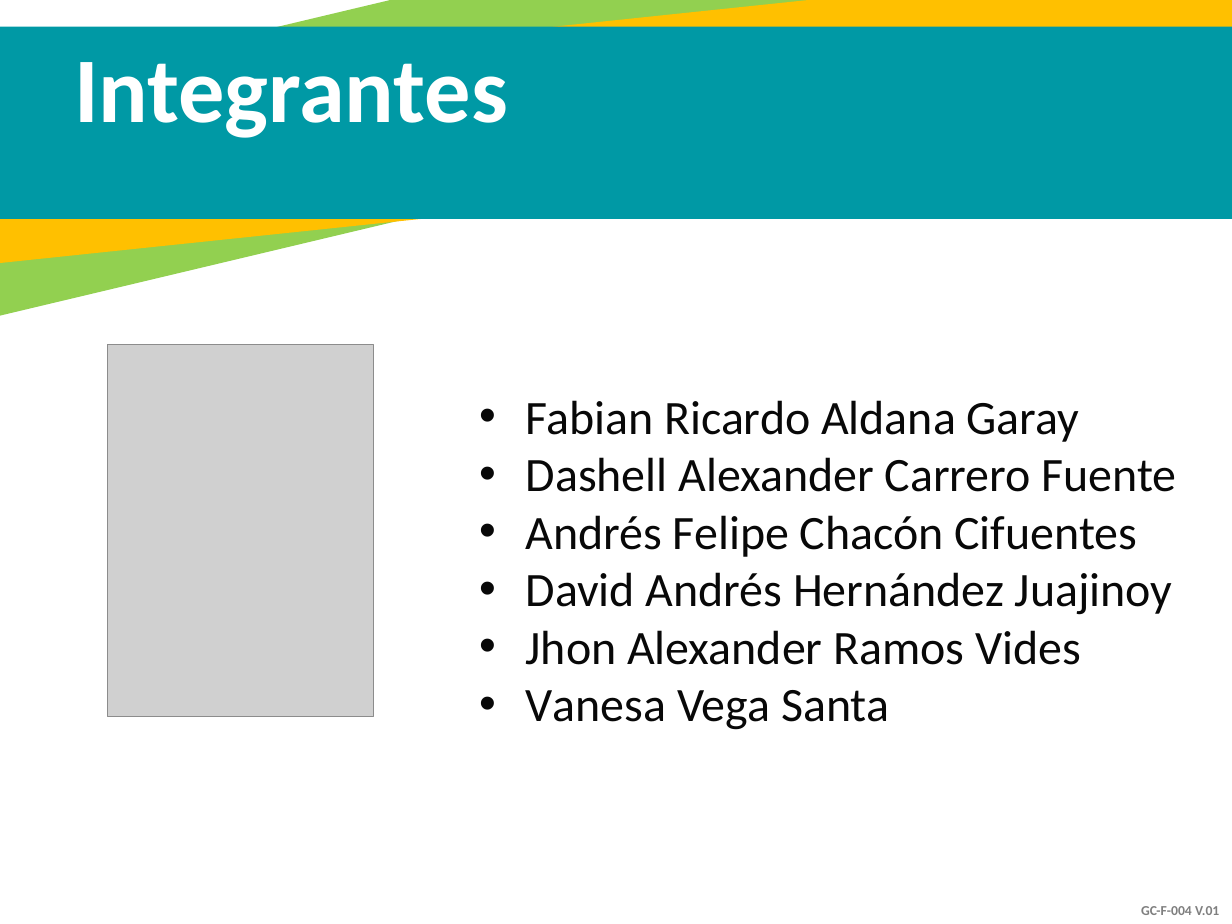
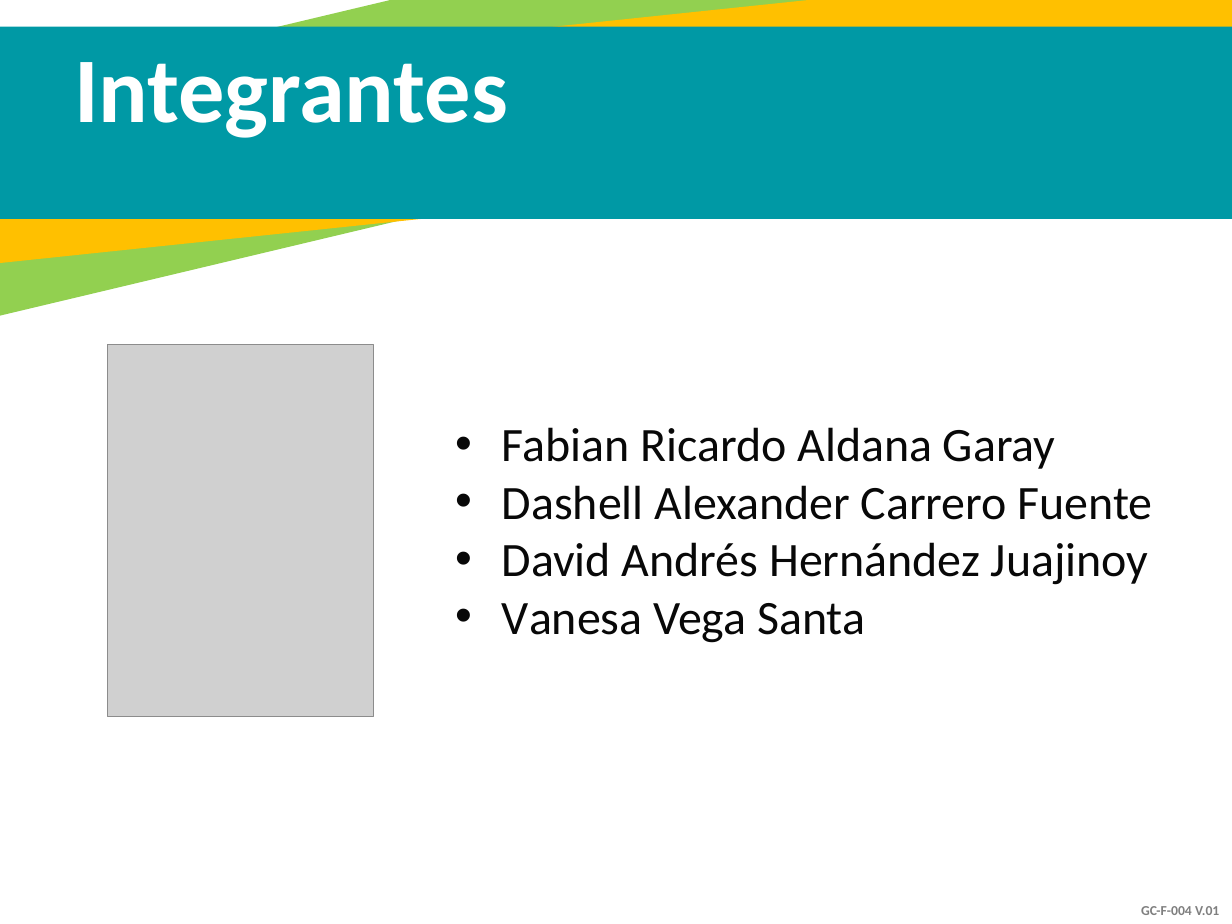
Before and after one commit to Dashell2514/AseoMatic, a slide deck: slide 2 of Documentation/AseoMatic.pptx. Drawn at 1232x924 pixels with LibreOffice and Linux fonts; fonts in the diff are those of the drawing; grey boxes stand for pictures. Boxes give left, top, right and bottom in pixels: in the first picture for what was removed or moved away, otherwise in the second. Text is boxed around its words. In the diff, an @@ line names an element or a change of style, - is before the commit and + after.

```diff
--- a/Documentation/AseoMatic.pptx
+++ b/Documentation/AseoMatic.pptx
@@ text "Fabian Ricardo Aldana Garay": place and size @@
-text "Fabian Ricardo Aldana Garay" at [526, 400, 1177, 730]
+text "Fabian Ricardo Aldana Garay" at [502, 427, 1153, 643]
@@ text at [526, 515, 1137, 557]: paragraph removed @@
-• Andrés Felipe Chacón Cifuentes
@@ text at [526, 630, 1081, 665]: paragraph removed @@
-• Jhon Alexander Ramos Vides
```
Also in this commit, not shown: 14 other slides changed, 1 slide added, 1 slide removed, 29 other files.
